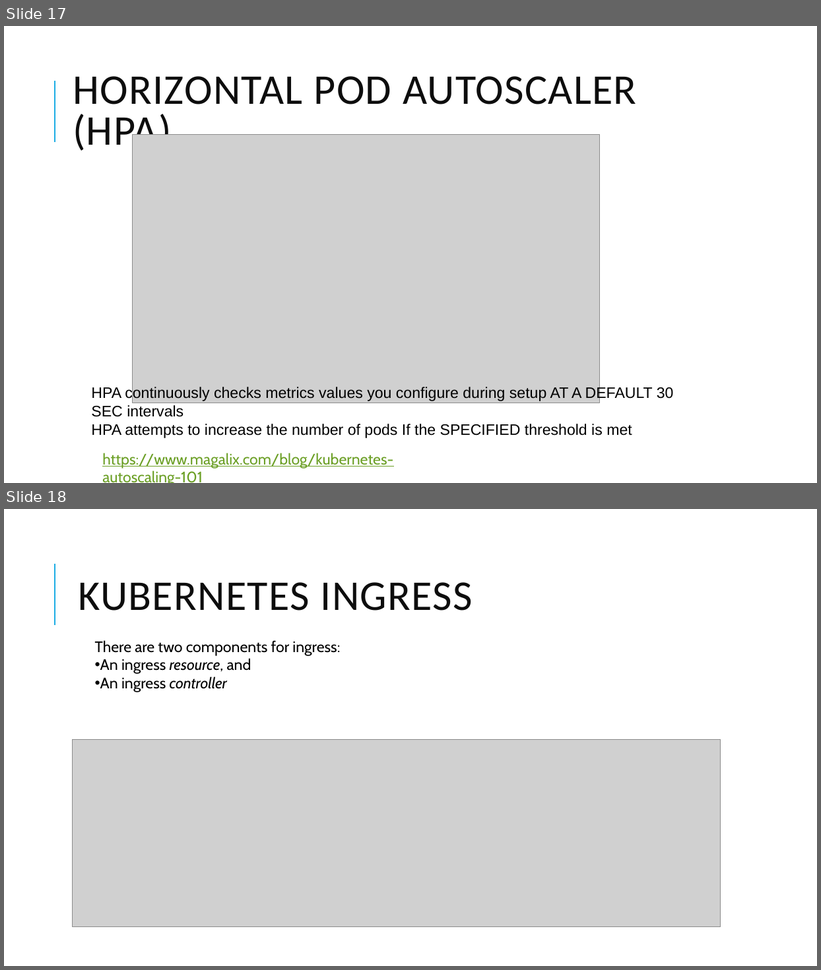
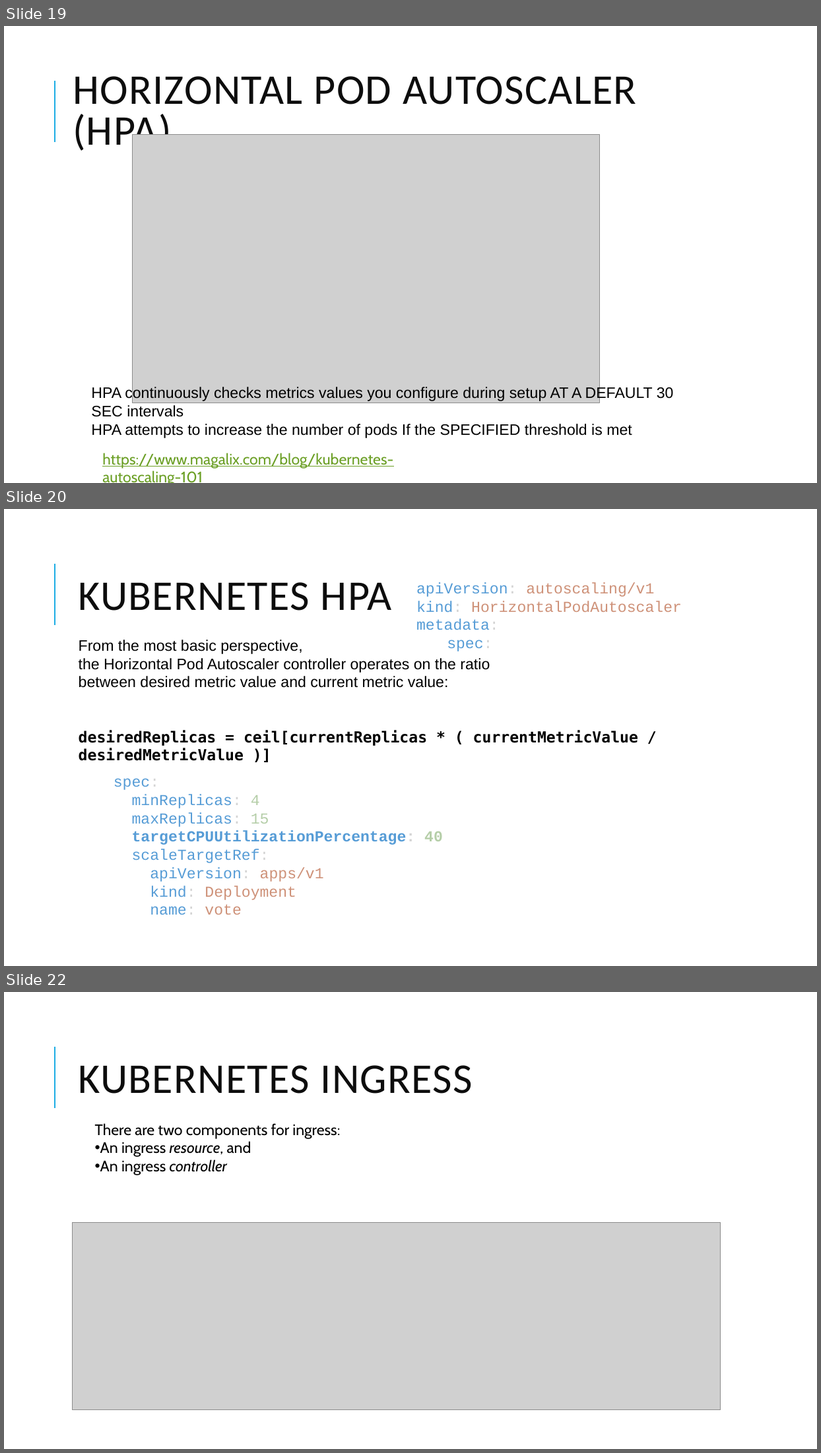
Before and after one commit to djkormo/k8s-online-lab-202006, a slide deck: docs/Kubernetes-202006–several aspects.pptx. Shown one above the other, each under a label of ours: slides 17 and 18 before the commit, slides 19, 20 and 22 after it; the slides between them are not shown. The pictures are 821x970 and 821x1453 pixels, drawn with LibreOffice and Linux fonts; fonts in the diff are those of the drawing; grey boxes stand for pictures. Boxes give left, top, right and bottom in pixels: in the first picture for what was removed or moved away, otherwise in the second. Text is boxed around its words. In the diff, an @@ line names an element or a change of style, - is before the commit and + after.

```diff
--- a/docs/Kubernetes-202006–several aspects.pptx
+++ b/docs/Kubernetes-202006–several aspects.pptx
@@ slide 20 added at (x1=4, y1=509, x2=817, y2=966), background #FFFFFF; not listed: 1 template element that a slide beside it also shows @@
@@ title added at (x1=79, y1=582, x2=392, y2=611), 50 pt, text #0D0D0D @@
+KUBERNETES HPA
@@ text added at (x1=416, y1=582, x2=682, y2=652), 18 pt, text #CE9178 @@
+apiVersion: autoscaling/v1
+kind: HorizontalPodAutoscaler
+metadata:
+spec:
@@ text added at (x1=79, y1=640, x2=638, y2=761), 18 pt, text #000000 @@
+From the most basic perspective,
+the Horizontal Pod Autoscaler controller operates on the ratio
+between desired metric value and current metric value:
+desiredReplicas = ceil[currentReplicas * ( currentMetricValue / desiredMetricValue )]
@@ text added at (x1=114, y1=778, x2=443, y2=915), 18 pt, text #569CD6 @@
+spec:
+minReplicas: 4
+maxReplicas: 15
+targetCPUUtilizationPercentage: 40
+scaleTargetRef:
+apiVersion: apps/v1
+kind: Deployment
+name: vote
@@ what was slide 17 is now slide 19 @@
@@ what was slide 18 is now slide 22 @@
```
Also in this commit, not shown: 6 slides changed, 3 other slides added, 42 other files.
